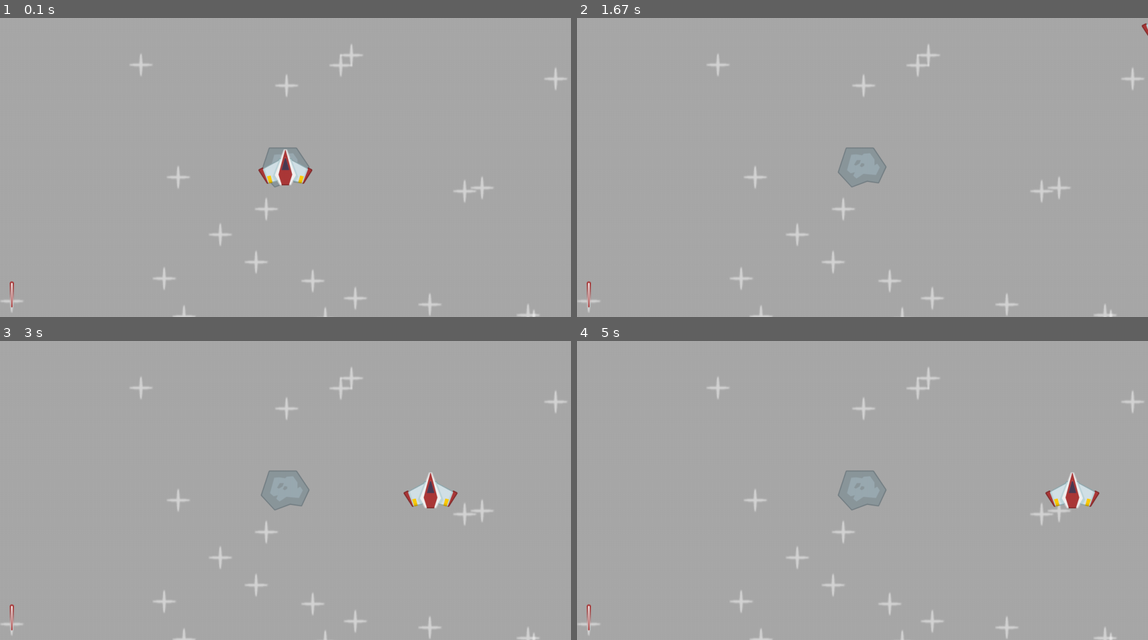
Above: before the commit, frames 1-4 (two rows, left to right).
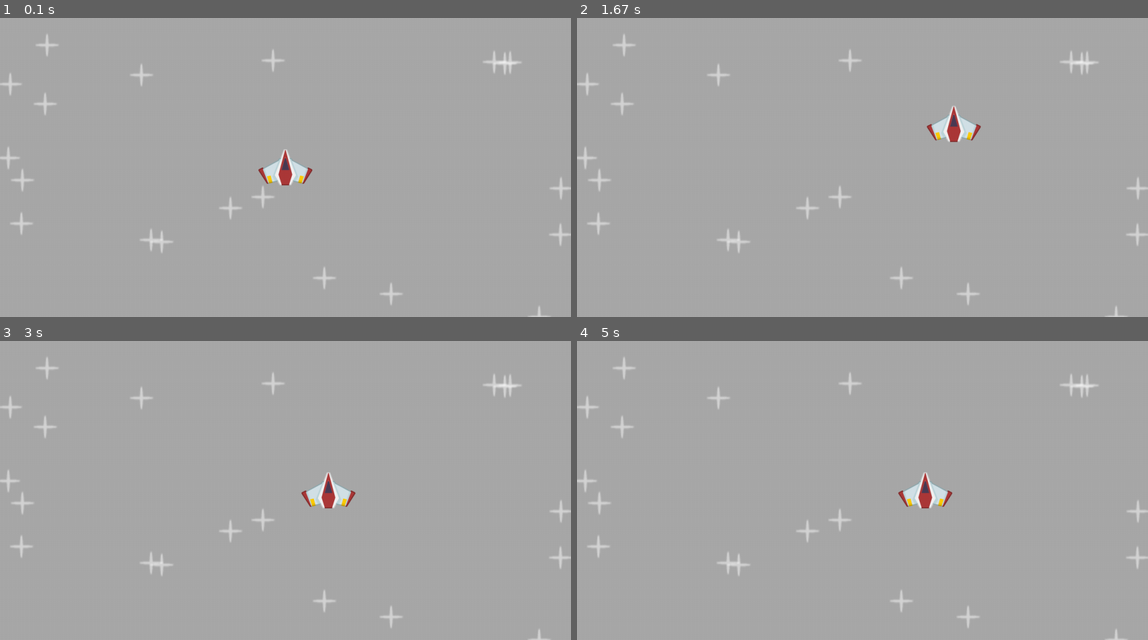
Above: after the commit, the same moments.

Repository: Israel-Andrade-P/PyGameRepo
Game: pygame game, started from code/main.py
The game is run twice, just before and just after one commit, with the same random seed, the same clock (stepped at 60 frames per second) and the same inputs.
Inputs:
- Up to frame 1 (0.1 s): no input
- Up to frame 2 (1.67 s): tap Space at 0.33 s; hold Right 0.67-1.13 s; hold Up 1.17-1.47 s; hold Right from 1.5 s (still down)
- Up to frame 3 (3 s): release Right at 1.97 s; hold Left 2-2.53 s; hold Down 2.57-2.87 s; hold Left from 2.9 s (still down)
- Up to frame 4 (5 s): release Left at 3.3 s; hold Up 3.33-3.7 s; hold Right 3.73-4.37 s; hold Down 4.4-4.77 s; hold Left from 4.8 s (still down)

The runs differ from the first frame. In frame 1, 2.1% of the frame differs, in the area x 0-100%, y 5-100%; in frame 2, 3.0%; in frame 3, 3.6%; in frame 4, 3.6%.

Commit message:
refactor code

Diff:
--- a/code/main.py
+++ b/code/main.py
@@ -1,4 +1,6 @@
 import pygame
+import sprites.player as pl
+import sprites.star as star
 from os.path import join
 from random import randint
 
@@ -10,20 +12,11 @@
 running = True
 clock = pygame.time.Clock()
 
-#plain surface
-surf = pygame.Surface((100, 200))
-surf.fill("orange")
-x = 100
-y = 150
-
-#imports
-player_surf = pygame.image.load(join("images", "player.png")).convert_alpha()
-player_rect = player_surf.get_frect(center = (SCREEN_WIDTH/2,SCREEN_HEIGHT/2))
-player_direction = pygame.math.Vector2()
-player_speed = 1000
-
 star_surf = pygame.image.load(join("images", "star.png")).convert_alpha()
-star_positions = [(randint(0, SCREEN_WIDTH), randint(0, SCREEN_HEIGHT)) for _ in range(20)]
+all_sprites = pygame.sprite.Group()
+for i in range(20):
+    star.Star(all_sprites, star_surf, SCREEN_WIDTH, SCREEN_HEIGHT)
+player = pl.Player(all_sprites, SCREEN_WIDTH, SCREEN_HEIGHT)
 
 meteor_surf = pygame.image.load(join("images", "meteor.png")).convert_alpha()
 meteor_rect = meteor_surf.get_frect(center = (SCREEN_WIDTH/2,SCREEN_HEIGHT/2))
@@ -31,32 +24,26 @@
 laser_surf = pygame.image.load(join("images", "laser.png")).convert_alpha()
 laser_rect = laser_surf.get_frect(bottomleft = (20, SCREEN_HEIGHT - 20))
 
+#custom events
+meteor_event = pygame.event.custom_type()
+pygame.time.set_timer(meteor_event, 500)
+
 while running:
     dt = clock.tick() / 1000
     #event loop
     for event in pygame.event.get():
         if event.type == pygame.QUIT:
             running = False
-        #if event.type == pygame.KEYDOWN and event.key == pygame.K_1:
-        #    player_rect.y += 10
-        #if event.type == pygame.MOUSEMOTION:
-        #    player_rect.center = event.pos
+        if event.type == meteor_event:
+            print("create meteor")
 
-    #input
-    keys = pygame.key.get_pressed()
-    player_direction.x = int(keys[pygame.K_RIGHT]) - int(keys[pygame.K_LEFT])
-    player_direction.y = int(keys[pygame.K_DOWN]) - int(keys[pygame.K_UP])
-
-    player_rect.center += player_direction * player_speed * dt
+    #update
+    all_sprites.update(dt)
 
     #draw the game
     display_surface.fill("darkgrey")
-    for star_pos in star_positions:
-        display_surface.blit(star_surf, star_pos)
 
-    display_surface.blit(meteor_surf, meteor_rect)
-    display_surface.blit(laser_surf, laser_rect)
-    display_surface.blit(player_surf, player_rect)
+    all_sprites.draw(display_surface)
 
     pygame.display.update()
 
--- /dev/null
+++ b/code/sprites/player.py
@@ -0,0 +1,21 @@
+import pygame
+from os.path import join
+
+class Player(pygame.sprite.Sprite):
+    def __init__(self, groups, screen_width, screen_height):
+        super().__init__(groups)
+        self.image = pygame.image.load(join("images", "player.png")).convert_alpha()
+        self.rect = self.image.get_frect(center = (screen_width/2,screen_height/2))
+        self.direction = pygame.math.Vector2()
+        self.speed = 300
+
+    def update(self, dt):
+        keys = pygame.key.get_pressed()
+        self.direction.x = int(keys[pygame.K_RIGHT]) - int(keys[pygame.K_LEFT])
+        self.direction.y = int(keys[pygame.K_DOWN]) - int(keys[pygame.K_UP])
+        self.direction = self.direction.normalize() if self.direction else self.direction
+        self.rect.center += self.direction * self.speed * dt
+
+        recent_keys = pygame.key.get_just_pressed()
+        if recent_keys[pygame.K_SPACE]:
+            print("LASER BEAN!!")
--- /dev/null
+++ b/code/sprites/star.py
@@ -0,0 +1,8 @@
+import pygame
+from random import randint
+
+class Star(pygame.sprite.Sprite):
+    def __init__(self, groups, surf, screen_width, screen_height):
+        super().__init__(groups)
+        self.image = surf
+        self.rect = self.image.get_frect(center = (randint(0, screen_width), randint(0, screen_height)))
